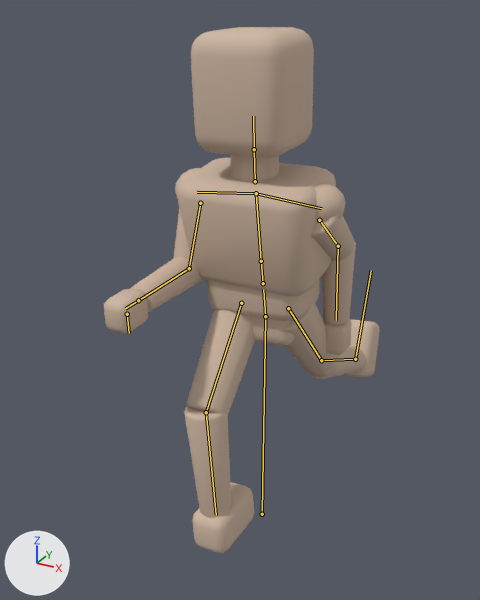
Two versions of the glTF model client/public/models/Player_Base.glb, one commit apart.
Rendered twice from a 50 mm lens placed at (0.92, -1.856, 1.826), pointed at (-0.104, 0.005, 0.895). Lighting does not change. The marker at lower left points along +X, +Y and +Z. The picture after the commit comes second. Both versions are drawn at frame 11 of the action 'Run'; the numbers are the values there. The bones that change, and the others that lie on the model, are drawn over the model as lines.

The first picture shows 'Body'.
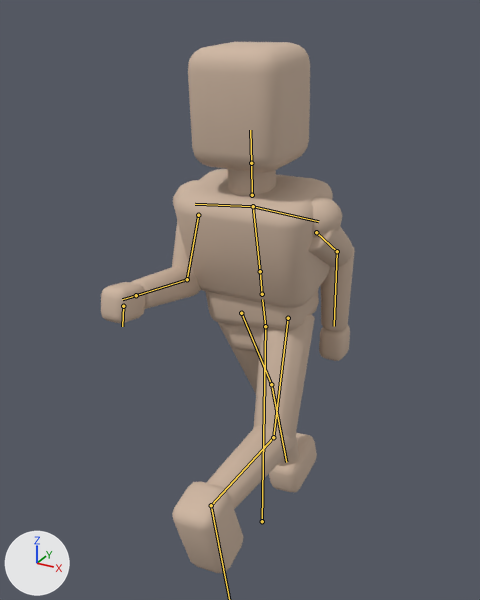
What the commit changed:
Bone 'Root' (bone_root) moves from (0.0, -0.004, 0.0) to (0.0, -0.041, 0.0).
Bone 'Hips' (bone_hips) turns from (0, 0, 6) to (0, 0, 7) degrees about its own x, y and z.
Bone 'Torso' (bone_torso) turns from (9, 0, -5) to (11, 0, -6) degrees about its own x, y and z.
Bone 'Neck' (bone_neck) turns from (-7, 0, 0) to (-9, 0, 0) degrees about its own x, y and z.
Bone 'UpperArmL' (bone_upperarml) turns from (43, 0, 0) to (46, 0, 0) degrees about its own x, y and z.
Bone 'LowerArmL' (bone_lowerarml) turns from (-49, 0, 0) to (-55, 0, 0) degrees about its own x, y and z.
Bone 'UpperArmR' (bone_upperarmr) turns from (-32, 0, 0) to (-34, 0, 0) degrees about its own x, y and z.
Bone 'LowerArmR' (bone_lowerarmr) turns from (-66, 0, 0) to (-77, 0, 0) degrees about its own x, y and z.
Bone 'UpperLegL' (bone_upperlegl) turns from (39, 0, 0) to (-27, 0, 0) degrees about its own x, y and z.
Bone 'LowerLegL' (bone_lowerlegl) turns from (27, 0, 0) to (-65, 0, 0) degrees about its own x, y and z.
Bone 'FootL' (bone_footl) turns from (0, 0, 0) to (16, 0, 0) degrees about its own x, y and z.
Bone 'UpperLegR' (bone_upperlegr) turns from (-47, 0, 0) to (24, 0, 0) degrees about its own x, y and z.
Bone 'LowerLegR' (bone_lowerlegr) turns from (45, 0, 0) to (-15, 0, 0) degrees about its own x, y and z.

Boxes (x1, y1, x2, y2) around the edits, measured in the pictures (480 x 600 px):
'Body', posed (8% narrower): before (104, 27, 380, 553); after (101, 42, 355, 573)
bone 'Root', root to tip: before (262, 514) to (265, 316); after (262, 521) to (265, 326)
bone 'Hips', root to tip: before (265, 316) to (263, 289); after (265, 326) to (262, 299)
bone 'Torso', root to tip: before (261, 261) to (256, 193); after (260, 271) to (253, 206)
bone 'Neck', root to tip: before (255, 181) to (254, 149); after (252, 195) to (251, 163)
bone 'UpperArmL', root to tip: before (319, 220) to (338, 246); after (316, 232) to (337, 251)
bone 'LowerArmL', root to tip: before (338, 246) to (336, 320); after (337, 251) to (334, 326)
bone 'UpperArmR', root to tip: before (200, 203) to (189, 268); after (198, 215) to (187, 279)
bone 'LowerArmR', root to tip: before (189, 268) to (138, 300); after (187, 279) to (136, 295)
bone 'UpperLegL', root to tip: before (288, 308) to (321, 360); after (288, 318) to (273, 437)
bone 'LowerLegL', root to tip: before (321, 360) to (355, 359); after (273, 437) to (211, 505)
bone 'UpperLegR', root to tip: before (241, 303) to (206, 412); after (241, 313) to (271, 384)
bone 'LowerLegR', root to tip: before (206, 412) to (216, 515); after (271, 384) to (286, 462)
